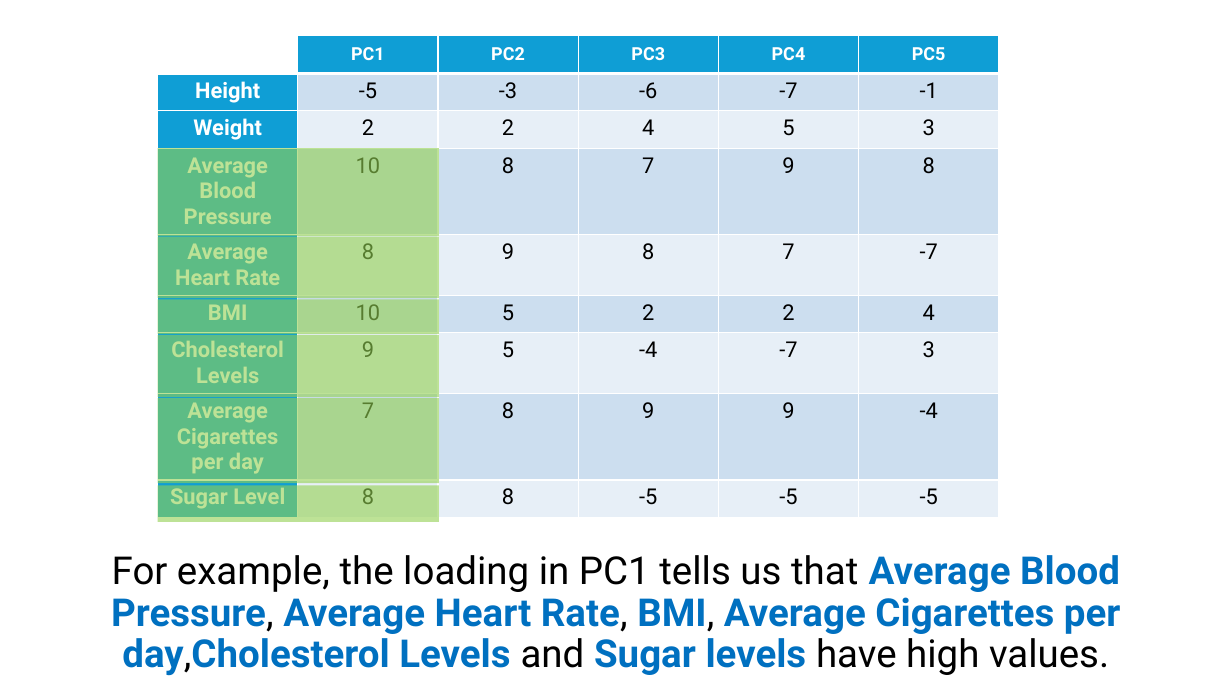
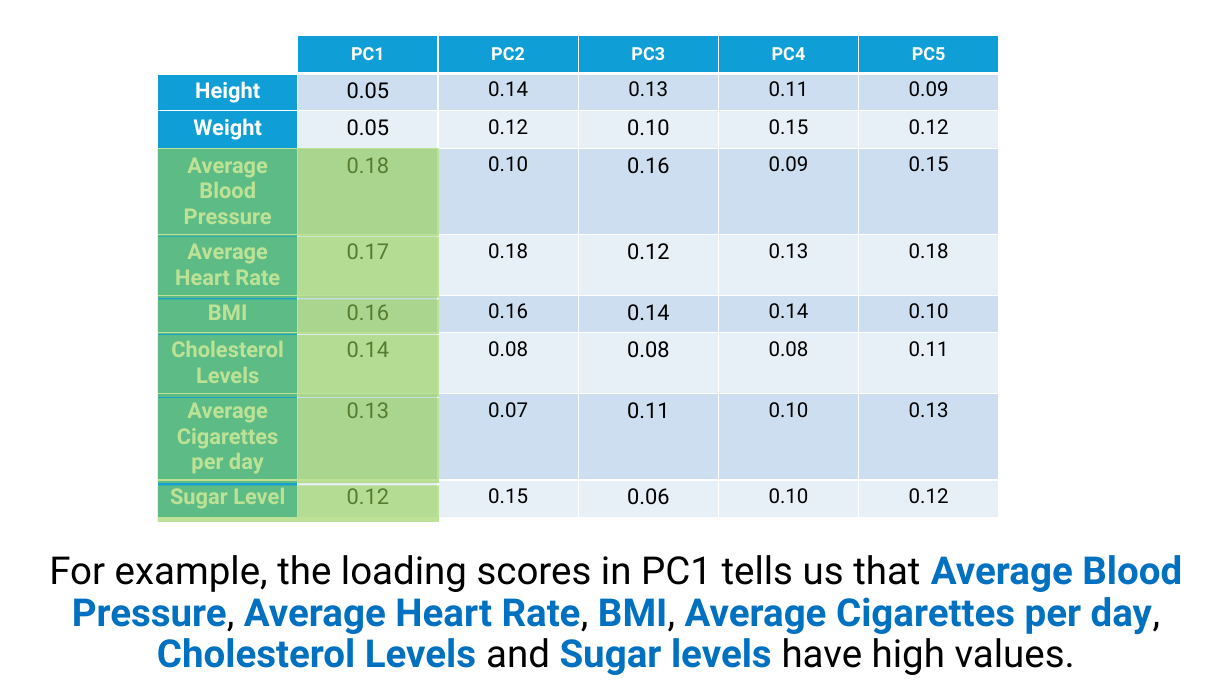
Before and after one commit to robitussin/CCADMACL, a slide deck: slide 42 of 7 - Principal Component Analysis/Introduction to Principal Component Analysis.pptx. Drawn at 1232x693 pixels with LibreOffice and Linux fonts; fonts in the diff are those of the drawing. Boxes give left, top, right and bottom in pixels: in the first picture for what was removed or moved away, otherwise in the second. Text is boxed around its words. In the diff, an @@ line names an element or a change of style, - is before the commit and + after.

```diff
--- a/7 - Principal Component Analysis/Introduction to Principal Component Analysis.pptx
+++ b/7 - Principal Component Analysis/Introduction to Principal Component Analysis.pptx
@@ table at (158,36,1001,522) @@
-row 2: Height | -5 | -3 | -6 | -7 | -1
+row 2: Height | 0.05 | 0.14 | 0.13 | 0.11 | 0.09
-row 3: Weight | 2 | 2 | 4 | 5 | 3
+row 3: Weight | 0.05 | 0.12 | 0.10 | 0.15 | 0.12
-row 4: Average Blood Pressure | 10 | 8 | 7 | 9 | 8
+row 4: Average Blood Pressure | 0.18 | 0.10 | 0.16 | 0.09 | 0.15
-row 5: Average Heart Rate | 8 | 9 | 8 | 7 | -7
+row 5: Average Heart Rate | 0.17 | 0.18 | 0.12 | 0.13 | 0.18
-row 6: BMI | 10 | 5 | 2 | 2 | 4
+row 6: BMI | 0.16 | 0.16 | 0.14 | 0.14 | 0.10
-row 7: Cholesterol Levels | 9 | 5 | -4 | -7 | 3
+row 7: Cholesterol Levels | 0.14 | 0.08 | 0.08 | 0.08 | 0.11
-row 8: Average Cigarettes per day | 7 | 8 | 9 | 9 | -4
+row 8: Average Cigarettes per day | 0.13 | 0.07 | 0.11 | 0.10 | 0.13
-row 9: Sugar Level | 8 | 8 | -5 | -5 | -5
+row 9: Sugar Level | 0.12 | 0.15 | 0.06 | 0.10 | 0.12
@@ text at (49,555,1182,675): text changed @@
-For example, the loading in PC1 tells us that Average Blood Pressure, Average Heart Rate, BMI, Average Cigarettes per day,Cholesterol Levels and Sugar levels have high values.
+For example, the loading scores in PC1 tells us that Average Blood Pressure, Average Heart Rate, BMI, Average Cigarettes per day, Cholesterol Levels and Sugar levels have high values.
```
Also in this commit, not shown: 16 other slides changed.
